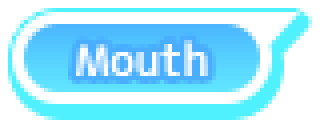
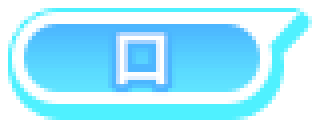
Layer changes from the first 320 x 128 image to the second:
removed layer "Mouth" from group "Text" over box(76, 40, 208, 76)
added layer "口" in group "Text" over box(116, 32, 168, 88)
added layer "口bg" in group "Text" over box(108, 28, 176, 96)
